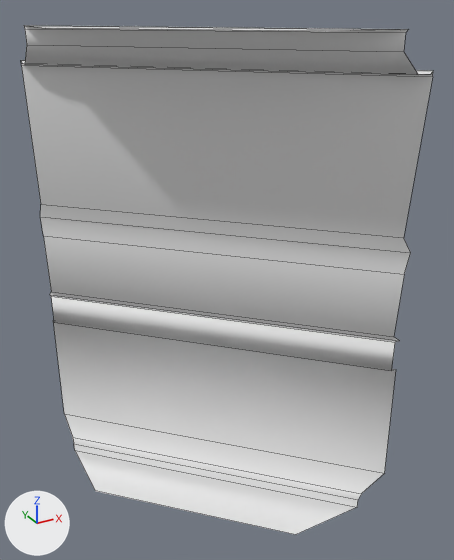
The FBX model Assets/Geometry/Environment/Corridor_kit/Corridor_Angle_In.fbx: old version first, new version second.
The view is the same before and after, from a 50 mm lens placed at (-0.85, -3.45, 3.11), pointed at (0.94, -0.2, 1.48). The lights are fixed; the arrows at lower left show +X, +Y and +Z. Mesh edges are drawn as thin lines. Where no turn or scale is listed for an object, it has been applied to the vertices.

Names of what the first picture shows: 'Corridor_Angle_In'.
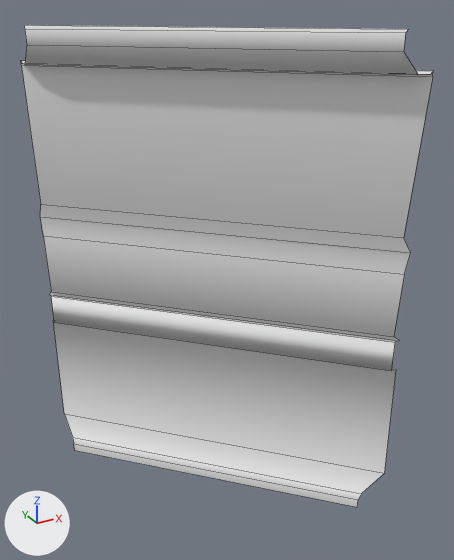
The newer file is also turned or shifted as a whole; pictures and numbers use the older file's frame.

Boxes [x1, y1, x2, y2] around the edits, measured in the pictures (454 x 560 px):
'Corridor_Angle_In', reshaped
    before: [21, 25, 433, 535]
    after: [21, 25, 433, 507]
part 1 of me_plane_306, deleted
    before: [75, 450, 356, 535]
part 2 of me_plane_306, deleted
    before: [25, 25, 394, 31]

The change, as a list of edits to the scene's bpy script:
```text
Change me_plane_306:
    where me_plane_306.from_pydata(...)  # 44 vertices, 21 faces; spans x 0.0..1.71, y -1.0..0.71, z 0.0..3.0
    used by ob_corridor_angle_in; location = (0.0, 0.0, 0.0)
    verts and faces of me_plane_306; kept vertices keep their numbers, new ones are numbered from 44
    before: 2 (0.0, 0.5, 0.0) at pixel (74, 450), 22 (1.5, -1.0, 0.0) at pixel (357, 507), 42 (1.0, -1.0, 0.0) at pixel (295, 534), 43 (0.0, 0.0, 0.0) at pixel (95, 490)
    before: 3 (0.0, 0.5, 3.0) at pixel (23, 25), 15 (0.0, 0.45, 3.0) at pixel (25, 25), 23 (1.5, -1.0, 3.0) at pixel (408, 29), 35 (1.45, -1.0, 3.0) at pixel (400, 29), 40 (1.0, -1.0, 3.0)
    before: 41 (0.0, 0.0, 3.0)
    me_plane_306 part 1
    add delete_vertices([42, 43])  # with the faces that use them
    me_plane_306 part 2
    add delete_vertices([15, 35, 40, 41])  # with the faces that use them
```
